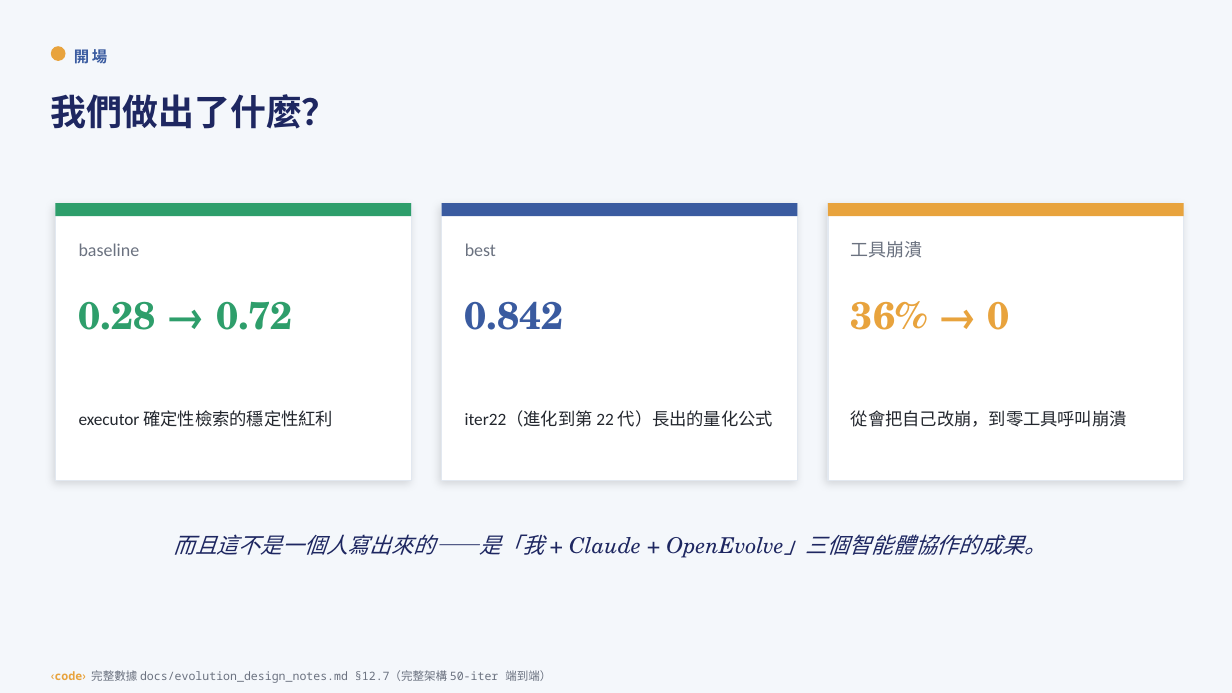
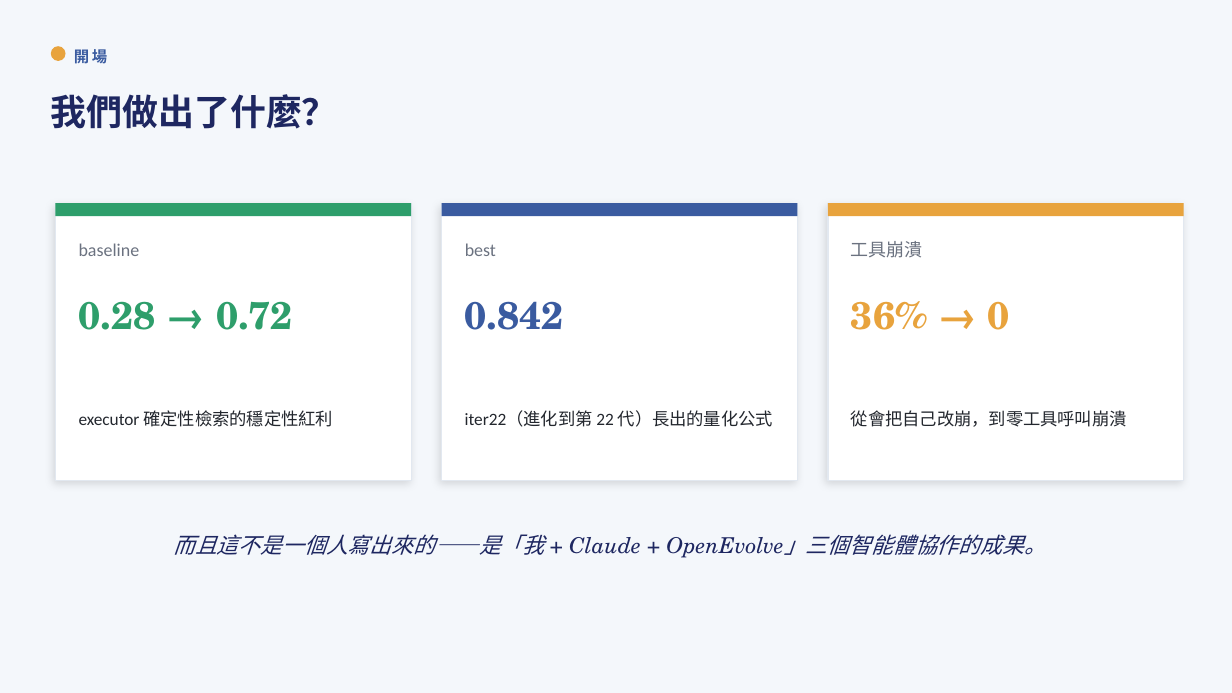
Before and after one commit to yuchieh/AgentSocietyChallenge_OpenEvolve, a slide deck: slide 2 of docs/slides/人AI進化_整合教學投影片.pptx. Drawn at 1232x693 pixels with LibreOffice and Linux fonts; fonts in the diff are those of the drawing. Boxes give left, top, right and bottom in pixels: in the first picture for what was removed or moved away, otherwise in the second. Text is boxed around its words. In the diff, an @@ line names an element or a change of style, - is before the commit and + after.

```diff
--- a/docs/slides/人AI進化_整合教學投影片.pptx
+++ b/docs/slides/人AI進化_整合教學投影片.pptx
@@ text removed at [51, 670, 551, 683] @@
-‹code› 完整數據 docs/evolution_design_notes.md §12.7（完整架構 50-iter 端到端）
```
Also in this commit, not shown: 10 other slides changed, 1 other file.
